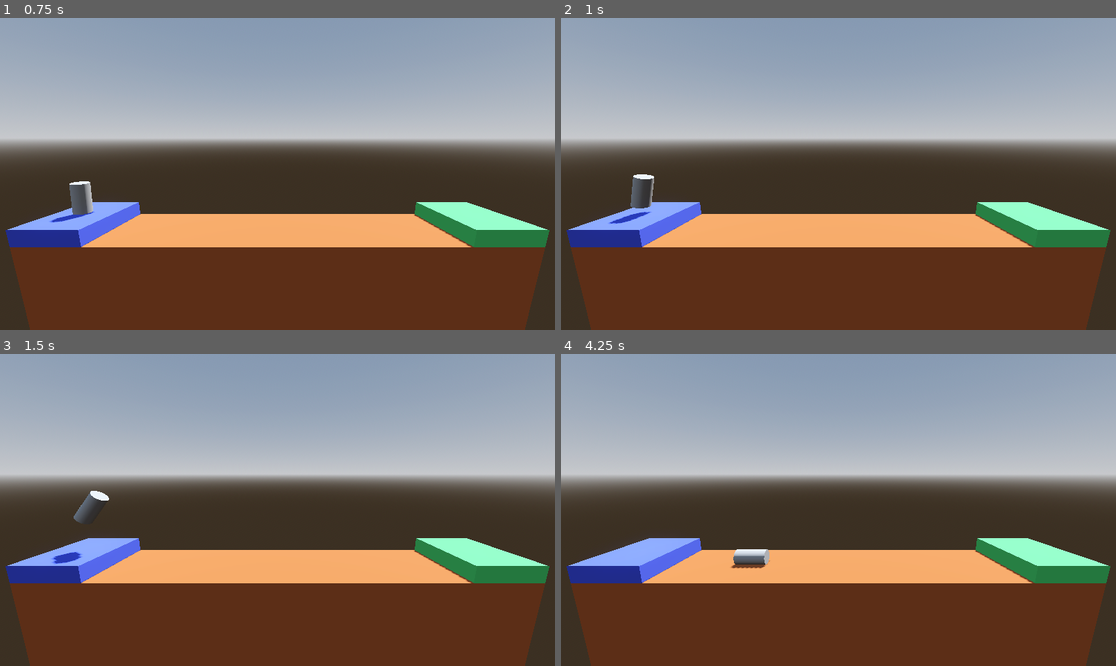
Above: before the commit, frames 1-4 (two rows, left to right).
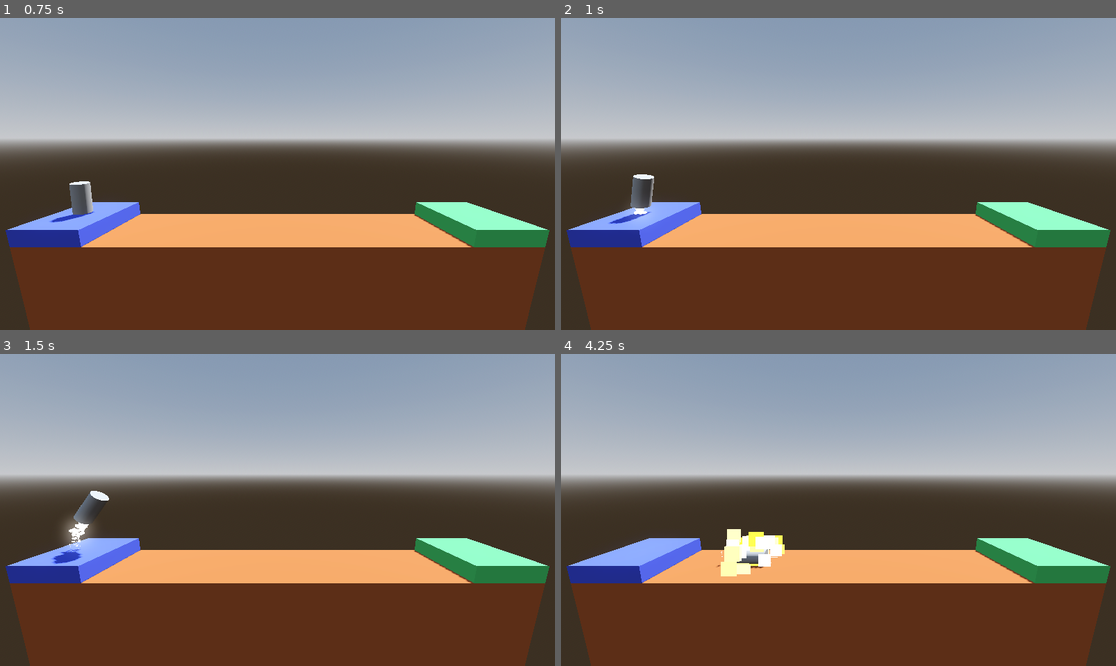
Above: after the commit, the same moments.

Repository: schwasam/godot-project-boost
Game: Godot game, scene res://Level/level_1.tscn
Same seed, same stepped clock (60 frames per second), same inputs: the game is played once before the commit and once after it. Sound files missing from this copy of the repository are replaced by a short silence.
Inputs:
- Up to frame 1 (0.75 s): hold Right (rotate_right) from 0.53 s (still down); hold Up (boost) from 0.53 s (still down)
- Up to frame 2 (1 s): keep holding Right (rotate_right); keep holding Up (boost)
- Up to frame 3 (1.5 s): release Right (rotate_right) at 1.28 s; release Up (boost) at 1.28 s; hold Left (rotate_left) from 1.28 s (still down); tap Up (boost) at 1.35 s
- Up to frame 4 (4.25 s): release Left (rotate_left) at 2.03 s; hold Up (boost) 2.03-2.78 s; hold Right (rotate_right) 2.03-3.53 s; tap Up (boost) at 2.85 s; hold Left (rotate_left) from 3.53 s (still down); hold Up (boost) from 3.53 s (still down)

Frame 1 is identical in both runs. In frame 2, less than 0.1% of the frame differs, in the area x 12-16%, y 60-65%; in frame 3, 0.4%; in frame 4, 1.1%, in the area x 28-41%, y 56-72%.

Commit message:
add audio and particles for success and failure

Diff:
--- /dev/null
+++ b/Particles/booster_particles.tscn
@@ -0,0 +1,36 @@
+[gd_scene load_steps=6 format=3 uid="uid://ux6ivcx1ovdp"]
+
+[sub_resource type="Curve" id="Curve_w7ove"]
+_data = [Vector2(0, 1), 0.0, 1.40451, 0, 0, Vector2(1, 0), -2.21649, 0.0, 0, 0]
+point_count = 2
+
+[sub_resource type="CurveTexture" id="CurveTexture_0capg"]
+curve = SubResource("Curve_w7ove")
+
+[sub_resource type="ParticleProcessMaterial" id="ParticleProcessMaterial_fgg2i"]
+direction = Vector3(0, -1, 0)
+spread = 15.0
+gravity = Vector3(0, 0, 0)
+initial_velocity_min = 2.0
+initial_velocity_max = 4.0
+damping_min = 9.0
+damping_max = 9.0
+scale_curve = SubResource("CurveTexture_0capg")
+
+[sub_resource type="StandardMaterial3D" id="StandardMaterial3D_6pwbh"]
+emission_enabled = true
+emission = Color(1, 1, 1, 1)
+emission_energy_multiplier = 2.0
+
+[sub_resource type="SphereMesh" id="SphereMesh_atjxn"]
+material = SubResource("StandardMaterial3D_6pwbh")
+radius = 0.1
+height = 0.2
+radial_segments = 32
+rings = 16
+
+[node name="BoosterParticles" type="GPUParticles3D"]
+amount = 32
+lifetime = 0.5
+process_material = SubResource("ParticleProcessMaterial_fgg2i")
+draw_pass_1 = SubResource("SphereMesh_atjxn")
--- /dev/null
+++ b/Particles/explosion_particles.tscn
@@ -0,0 +1,59 @@
+[gd_scene load_steps=10 format=3 uid="uid://dcecb8hw7dbrv"]
+
+[sub_resource type="Gradient" id="Gradient_lkolc"]
+offsets = PackedFloat32Array(0.201923, 0.413462, 0.586538, 0.740385, 0.903846)
+colors = PackedColorArray(1, 1, 1, 1, 1, 1, 0, 1, 1, 0.294118, 0, 1, 0.776471, 0, 0, 1, 0, 0, 0, 1)
+
+[sub_resource type="GradientTexture1D" id="GradientTexture1D_u3rij"]
+gradient = SubResource("Gradient_lkolc")
+
+[sub_resource type="Curve" id="Curve_cv3ok"]
+max_value = 100.0
+_data = [Vector2(0, 1), 0.0, 146.581, 0, 0, Vector2(1, 100), 413.249, 0.0, 0, 0]
+point_count = 2
+
+[sub_resource type="CurveTexture" id="CurveTexture_mygan"]
+curve = SubResource("Curve_cv3ok")
+
+[sub_resource type="Curve" id="Curve_qubh3"]
+_data = [Vector2(0, 0.530249), 0.0, 2.25724, 0, 0, Vector2(1, 0), -2.97204, 0.0, 0, 0]
+point_count = 2
+
+[sub_resource type="CurveTexture" id="CurveTexture_5bhb0"]
+curve = SubResource("Curve_qubh3")
+
+[sub_resource type="ParticleProcessMaterial" id="ParticleProcessMaterial_1onfr"]
+direction = Vector3(0, 1, 0)
+spread = 180.0
+gravity = Vector3(0, 0, 0)
+initial_velocity_min = 6.0
+initial_velocity_max = 16.0
+damping_max = 3.0
+damping_curve = SubResource("CurveTexture_mygan")
+scale_curve = SubResource("CurveTexture_5bhb0")
+color_ramp = SubResource("GradientTexture1D_u3rij")
+turbulence_enabled = true
+turbulence_noise_scale = 1.0
+turbulence_noise_speed_random = 4.0
+
+[sub_resource type="StandardMaterial3D" id="StandardMaterial3D_5wvwh"]
+shading_mode = 0
+vertex_color_use_as_albedo = true
+disable_receive_shadows = true
+billboard_mode = 3
+billboard_keep_scale = true
+particles_anim_h_frames = 1
+particles_anim_v_frames = 1
+particles_anim_loop = false
+
+[sub_resource type="QuadMesh" id="QuadMesh_gb05o"]
+material = SubResource("StandardMaterial3D_5wvwh")
+
+[node name="ExplosionParticles" type="GPUParticles3D"]
+cast_shadow = 0
+emitting = false
+amount = 64
+one_shot = true
+explosiveness = 0.75
+process_material = SubResource("ParticleProcessMaterial_1onfr")
+draw_pass_1 = SubResource("QuadMesh_gb05o")
--- /dev/null
+++ b/Particles/success_particles.tscn
@@ -0,0 +1,53 @@
+[gd_scene load_steps=8 format=3 uid="uid://jfwajmrh6ca7"]
+
+[sub_resource type="StandardMaterial3D" id="StandardMaterial3D_5wvwh"]
+shading_mode = 0
+vertex_color_use_as_albedo = true
+disable_receive_shadows = true
+billboard_mode = 3
+billboard_keep_scale = true
+particles_anim_h_frames = 1
+particles_anim_v_frames = 1
+particles_anim_loop = false
+
+[sub_resource type="Curve" id="Curve_qubh3"]
+_data = [Vector2(0, 0.530249), 0.0, 2.25724, 0, 0, Vector2(1, 0), -2.97204, 0.0, 0, 0]
+point_count = 2
+
+[sub_resource type="CurveTexture" id="CurveTexture_oh0x3"]
+curve = SubResource("Curve_qubh3")
+
+[sub_resource type="Curve" id="Curve_uupei"]
+_data = [Vector2(0, 0.5), 0.0, 2.46667, 0, 1, Vector2(0.202703, 1), 0.0, 0.0, 0, 0, Vector2(0.371622, 0.00355875), 0.0, 0.0, 0, 0, Vector2(0.554054, 1), 0.0, 0.0, 0, 0, Vector2(0.777027, 0), 0.0, 0.0, 0, 0, Vector2(0.885135, 1), 0.0, 0.0, 0, 0, Vector2(1, 0.5), -4.35294, 0.0, 1, 0]
+point_count = 7
+
+[sub_resource type="CurveTexture" id="CurveTexture_68duu"]
+curve = SubResource("Curve_uupei")
+
+[sub_resource type="ParticleProcessMaterial" id="ParticleProcessMaterial_2ssod"]
+direction = Vector3(0, 1, 0)
+spread = 180.0
+gravity = Vector3(0, 0, 0)
+initial_velocity_min = 3.0
+initial_velocity_max = 12.0
+damping_min = 2.0
+damping_max = 4.0
+scale_curve = SubResource("CurveTexture_oh0x3")
+hue_variation_min = -1.0
+hue_variation_max = 1.0
+turbulence_enabled = true
+turbulence_noise_scale = 4.0
+turbulence_influence_max = 0.3
+turbulence_influence_over_life = SubResource("CurveTexture_68duu")
+
+[sub_resource type="SphereMesh" id="SphereMesh_lkpya"]
+
+[node name="SuccessParticles" type="GPUParticles3D"]
+material_override = SubResource("StandardMaterial3D_5wvwh")
+cast_shadow = 0
+emitting = false
+amount = 48
+one_shot = true
+explosiveness = 0.5
+process_material = SubResource("ParticleProcessMaterial_2ssod")
+draw_pass_1 = SubResource("SphereMesh_lkpya")
--- a/Player.gd
+++ b/Player.gd
@@ -8,24 +8,40 @@
 
 var is_transitioning: bool = false
 
+# Audio
+@onready var rocket_audio: AudioStreamPlayer3D = $RocketAudio
 @onready var success_audio: AudioStreamPlayer = $SuccessAudio
 @onready var explosion_audio: AudioStreamPlayer = $ExplosionAudio
-@onready var rocket_audio: AudioStreamPlayer3D = $RocketAudio
+
+# Particles
+@onready var booster_particles: GPUParticles3D = $BoosterParticles
+@onready var right_booster_particles: GPUParticles3D = $RightBoosterParticles
+@onready var left_booster_particles: GPUParticles3D = $LeftBoosterParticles
+@onready var success_particles: GPUParticles3D = $SuccessParticles
+@onready var explosion_particles: GPUParticles3D = $ExplosionParticles
 
 
 func _physics_process(delta: float) -> void:
 	if Input.is_action_pressed("boost"):
+		apply_central_force(basis.y * thrust * delta)
+		booster_particles.emitting = true
 		if not rocket_audio.playing:
 			rocket_audio.play()
-		apply_central_force(basis.y * thrust * delta)
 	else:
+		booster_particles.emitting = false
 		rocket_audio.stop()
 
 	if Input.is_action_pressed("rotate_left"):
 		apply_torque(Vector3(0.0, 0.0, torque_thrust * delta))
+		right_booster_particles.emitting = true
+	else:
+		right_booster_particles.emitting = false
 
 	if Input.is_action_pressed("rotate_right"):
 		apply_torque(Vector3(0.0, 0.0, -torque_thrust * delta))
+		left_booster_particles.emitting = true
+	else:
+		left_booster_particles.emitting = false
 
 
 func _on_body_entered(body: Node) -> void:
@@ -41,9 +57,10 @@
 func complete_level(next_level_file: String) -> void:
 	print("Level complete!")
 	rocket_audio.stop()
-	success_audio.play()
 	set_physics_process(false)
 	is_transitioning = true
+	success_particles.emitting = true
+	success_audio.play()
 	var tween = create_tween()
 	Assert.ignore(tween.tween_interval(success_audio.stream.get_length()))
 	Assert.ignore(tween.tween_callback(get_tree().change_scene_to_file.bind(next_level_file)))
@@ -52,9 +69,10 @@
 func crash_sequence() -> void:
 	print("Kaboom!")
 	rocket_audio.stop()
-	explosion_audio.play()
 	set_physics_process(false)
 	is_transitioning = true
+	explosion_particles.emitting = true
+	explosion_audio.play()
 	var tween = create_tween()
 	Assert.ignore(tween.tween_interval(explosion_audio.stream.get_length()))
 	Assert.ignore(tween.tween_callback(get_tree().reload_current_scene))
--- a/player.tscn
+++ b/player.tscn
@@ -1,9 +1,12 @@
-[gd_scene load_steps=7 format=3 uid="uid://buqja4c4le0yc"]
+[gd_scene load_steps=10 format=3 uid="uid://buqja4c4le0yc"]
 
 [ext_resource type="Script" path="res://Player.gd" id="1_bhqjo"]
 [ext_resource type="AudioStream" uid="uid://cfc07uhnrut1c" path="res://Audio/SFX - Death Explosion.ogg" id="2_1oki1"]
 [ext_resource type="AudioStream" uid="uid://cl2y7s47dres2" path="res://Audio/SFX - Success.ogg" id="3_vyvdc"]
 [ext_resource type="AudioStream" uid="uid://qd5f6d1rdksy" path="res://Audio/SFX - Main engine thrust.ogg" id="4_8nf57"]
+[ext_resource type="PackedScene" uid="uid://ux6ivcx1ovdp" path="res://Particles/booster_particles.tscn" id="5_fl7wr"]
+[ext_resource type="PackedScene" uid="uid://dcecb8hw7dbrv" path="res://Particles/explosion_particles.tscn" id="6_ve71r"]
+[ext_resource type="PackedScene" uid="uid://jfwajmrh6ca7" path="res://Particles/success_particles.tscn" id="7_b5e6v"]
 
 [sub_resource type="CylinderMesh" id="CylinderMesh_j4kmh"]
 
@@ -26,13 +29,26 @@
 [node name="CollisionShape3D" type="CollisionShape3D" parent="."]
 shape = SubResource("CylinderShape3D_ors77")
 
-[node name="ExplosionAudio" type="AudioStreamPlayer" parent="."]
-stream = ExtResource("2_1oki1")
+[node name="RocketAudio" type="AudioStreamPlayer3D" parent="."]
+stream = ExtResource("4_8nf57")
 
 [node name="SuccessAudio" type="AudioStreamPlayer" parent="."]
 stream = ExtResource("3_vyvdc")
 
-[node name="RocketAudio" type="AudioStreamPlayer3D" parent="."]
-stream = ExtResource("4_8nf57")
+[node name="ExplosionAudio" type="AudioStreamPlayer" parent="."]
+stream = ExtResource("2_1oki1")
+
+[node name="BoosterParticles" parent="." instance=ExtResource("5_fl7wr")]
+transform = Transform3D(1, 0, 0, 0, 1, 0, 0, 0, 1, 0, -1, 0)
+
+[node name="RightBoosterParticles" parent="." instance=ExtResource("5_fl7wr")]
+transform = Transform3D(1, 0, 0, 0, 1, 0, 0, 0, 1, 0.3, -1, 0)
+
+[node name="LeftBoosterParticles" parent="." instance=ExtResource("5_fl7wr")]
+transform = Transform3D(1, 0, 0, 0, 1, 0, 0, 0, 1, -0.3, -1, 0)
+
+[node name="SuccessParticles" parent="." instance=ExtResource("7_b5e6v")]
+
+[node name="ExplosionParticles" parent="." instance=ExtResource("6_ve71r")]
 
 [connection signal="body_entered" from="." to="." method="_on_body_entered"]
